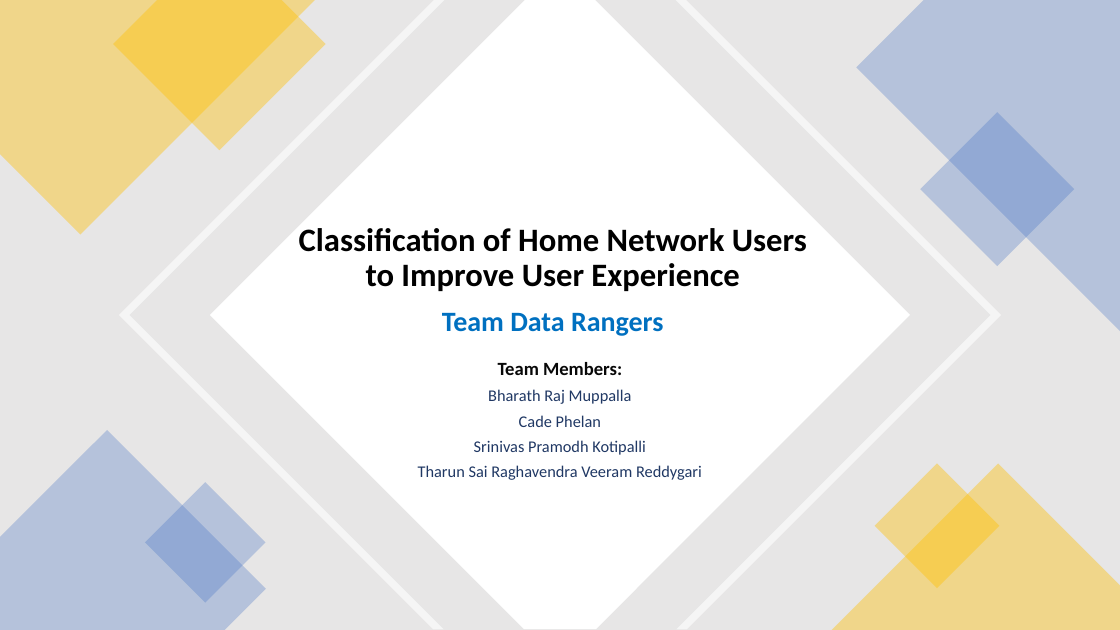
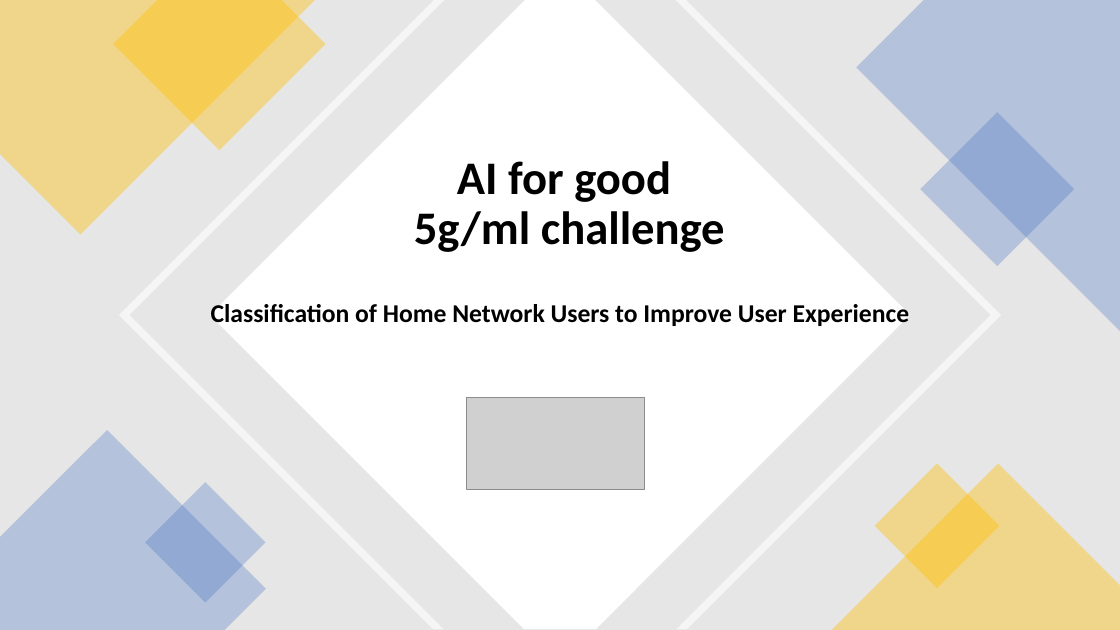
Before and after one commit to ITU-AI-ML-in-5G-Challenge/Team-DataRangers-home-network-users-experience-classification, a slide deck: slide 1 of 5gChallenge_DataRangers.pptx. Drawn at 1120x630 pixels with LibreOffice and Linux fonts; fonts in the diff are those of the drawing; grey boxes stand for pictures. Boxes give left, top, right and bottom in pixels: in the first picture for what was removed or moved away, otherwise in the second. Text is boxed around its words. In the diff, an @@ line names an element or a change of style, - is before the commit and + after.

```diff
--- a/5gChallenge_DataRangers.pptx
+++ b/5gChallenge_DataRangers.pptx
@@ text added at (x1=414, y1=161, x2=725, y2=252), 40 pt, text #000000, bold @@
+AI for good
+5g/ml challenge
@@ subtitle "Classification of Home Network Users ..." at (x1=211, y1=304, x2=910, y2=326): vertical alignment middle to top @@
@@ subtitle at (x1=211, y1=304, x2=910, y2=326): text changed; size 28 to 22 pt @@
-Classification of Home Network Users to Improve User Experience
-Team Data Rangers
+Classification of Home Network Users to Improve User Experience
@@ subtitle removed at (x1=418, y1=362, x2=702, y2=480) @@
-Team Members:
-Bharath Raj Muppalla
-Cade Phelan
-Srinivas Pramodh Kotipalli
-Tharun Sai Raghavendra Veeram Reddygari
@@ picture added at (x1=467, y1=397, x2=644, y2=489) @@
```
Also in this commit, not shown: 1 other slide changed, 1 slide added.
